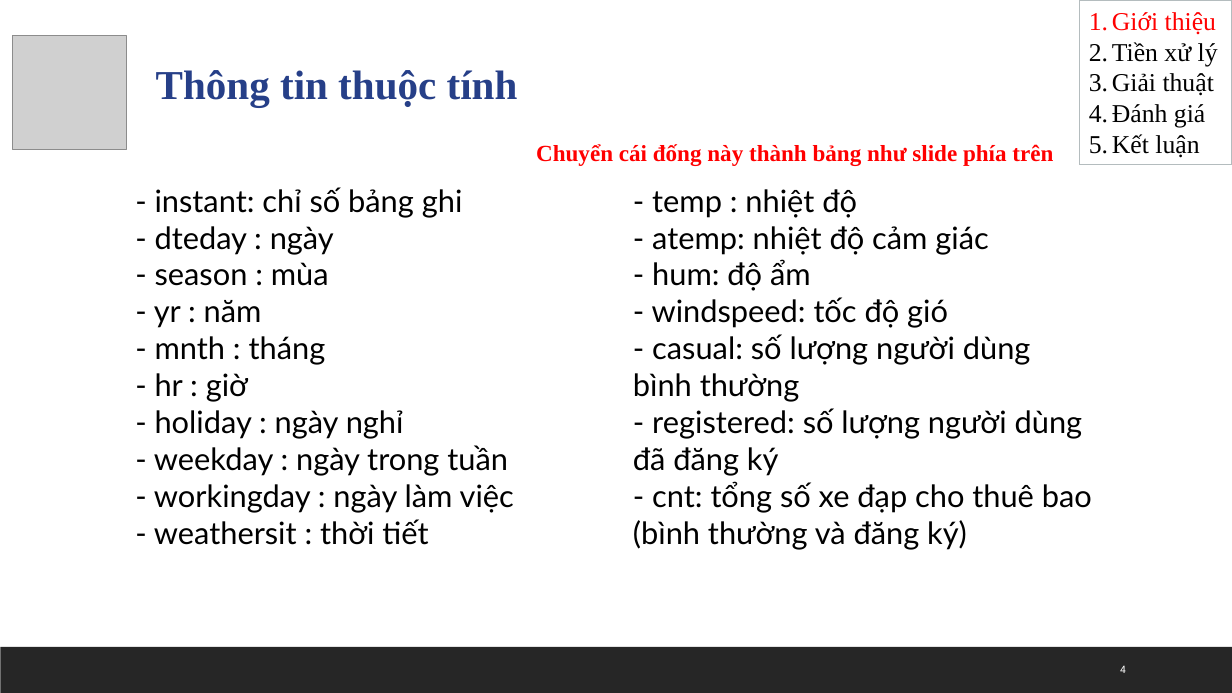
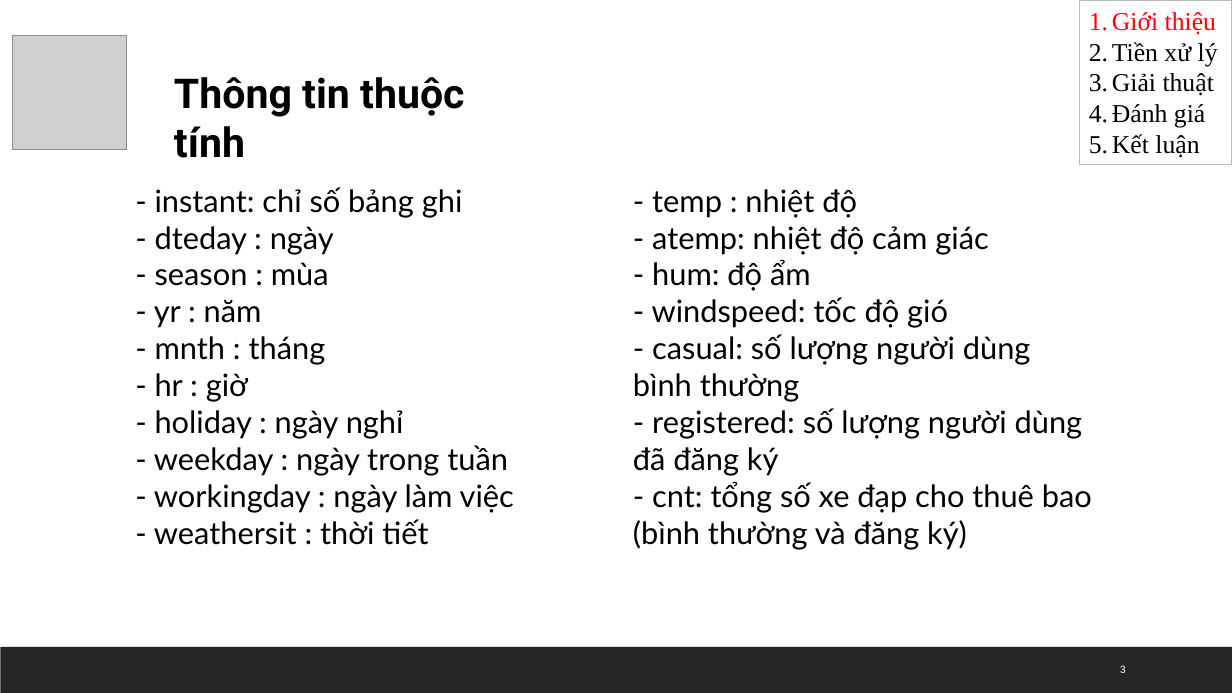
Before and after one commit to yllaw99/bike-sharing-predication-VN, a slide deck: slide 3 of btn-baocao.pptx (slide 4 before the commit). Drawn at 1232x693 pixels with LibreOffice and Linux fonts; fonts in the diff are those of the drawing; grey boxes stand for pictures. Boxes give left, top, right and bottom in pixels: in the first picture for what was removed or moved away, otherwise in the second. Text is boxed around its words. In the diff, an @@ line names an element or a change of style, - is before the commit and + after.

```diff
--- a/btn-baocao.pptx
+++ b/btn-baocao.pptx
@@ text "Thông tin thuộc tính": place and size @@
-text "Thông tin thuộc tính" at (156, 70, 518, 107)
+text "Thông tin thuộc tính" at (174, 77, 464, 158)
@@ text "Thông tin thuộc tính" at (174, 77, 464, 158): font Times New Roman to Roboto, text colour #263F88 to #000000 @@
@@ text removed at (536, 144, 1053, 166) @@
-Chuyển cái đống này thành bảng như slide phía trên
@@ page number at (1120, 665, 1126, 673): text changed @@
-4
+3
```
Also in this commit, not shown: 4 other slides changed, 2 slides added, 2 slides removed.
